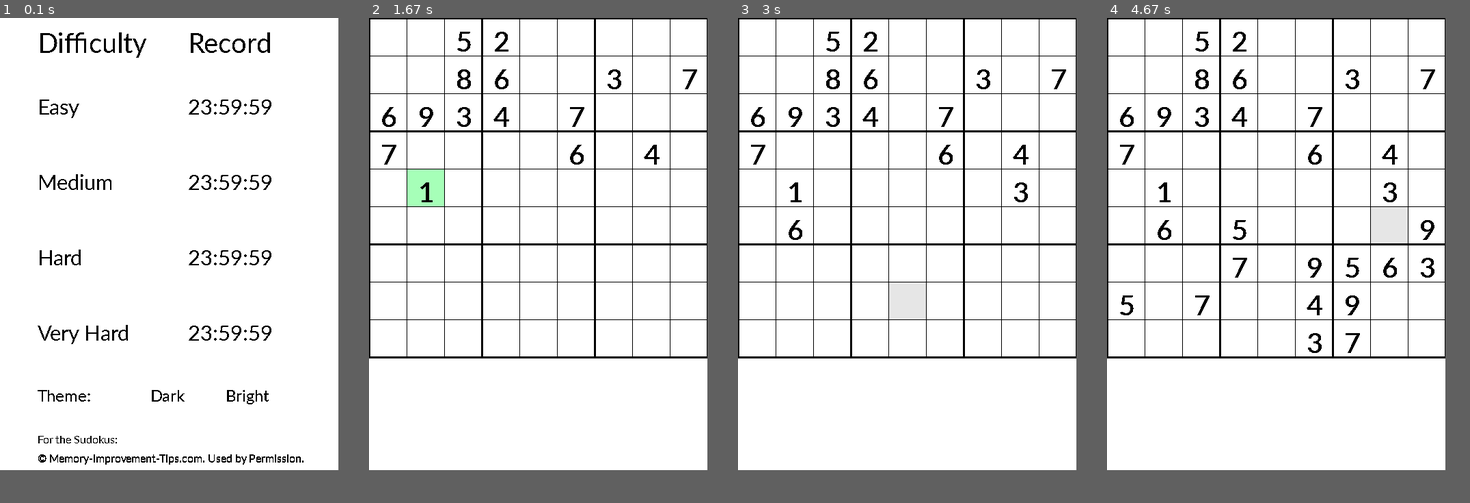
Above: before the commit, frames 1-4 (left to right).
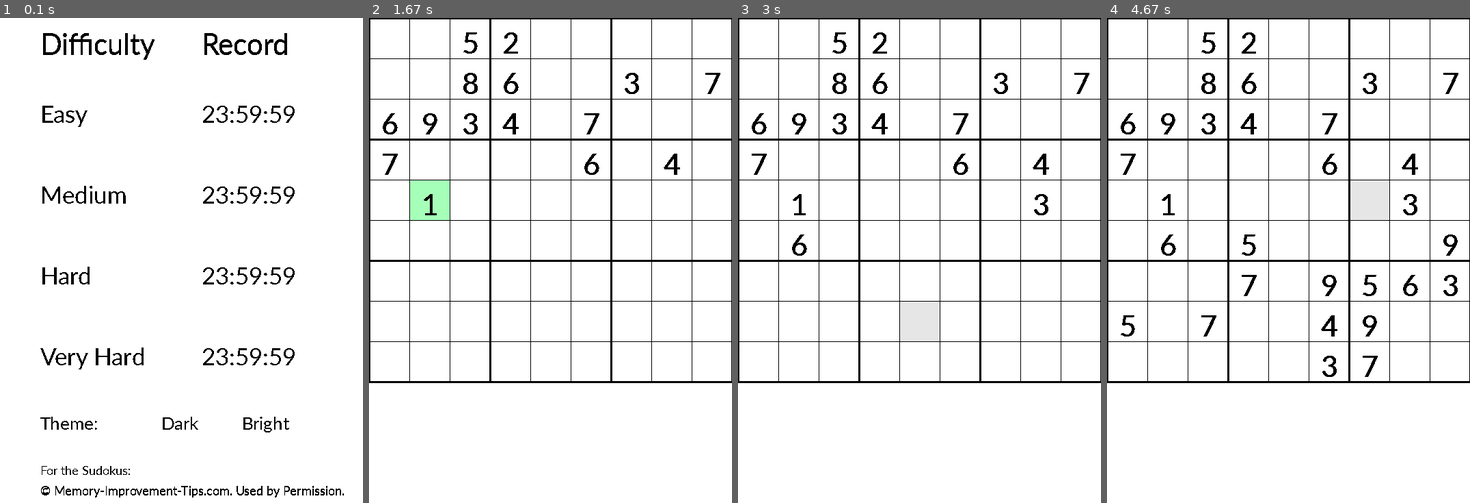
Above: after the commit, the same moments.

Repository: MatthiasSagerer/Sudoku-Pygame
Game: pygame game, started from main.py
Same seed, same stepped clock (60 frames per second), same inputs: the game is played once before the commit and once after it.
Inputs (mouse positions are in pixels of both pictures, inside the frame that each line leads up to):
- Up to frame 1 (0.1 s): no input
- Up to frame 2 (1.67 s): click "Easy" at 0.38 s; click (437, 187) at 1.23 s; click (594, 304) at 1.57 s
- Up to frame 3 (3 s): click (923, 313) at 2.38 s
- Up to frame 4 (4.67 s): click (1382, 216) at 3.72 s
In our replay, the window is 495x660 before the commit and 531x708 after it. These sizes can differ from the game's own. Grey fills any space a smaller window leaves; there, only what the larger window draws over its background counts as a difference.

The runs differ from the first frame. In frame 1, 6.0% of the frame differs, in the area x 10-95%, y 2-99%; in frame 2, 9.5%; in frame 3, 10%; in frame 4, 12%, in the area x 0-100%, y 0-76%.

Commit message:
main.py: font-size relative to cell_size

Diff:
--- a/main.py
+++ b/main.py
@@ -205,17 +205,17 @@
     dark = False
     playing = True
     FPS = 90
-    cell_size = 55
-    font_size_very_small = 18
-    font_size_small = 27
-    font_size_default = 35
-    font_size_big = 45
+    cell_size = 59
+    font_size_very_small = math.floor(cell_size*0.35)
+    font_size_small = math.floor(cell_size*0.50)
+    font_size_default = math.floor(cell_size*(8/12))
+    font_size_big = math.floor(cell_size*0.80)
     first_loop = True
     clock = pygame.time.Clock()
     win = pygame.display.set_mode((cell_size * 9, cell_size * 12))
     pygame.display.set_caption('Sudoku')
-    ICON_SURFACE = pygame.image.load(getPath('sudoku_icon_2.png')).convert_alpha()
-    pygame.display.set_icon(ICON_SURFACE)
+    # ICON_SURFACE = pygame.image.load(getPath('sudoku_icon_2.png')).convert_alpha()
+    # pygame.display.set_icon(ICON_SURFACE) TODO: Fix error
     if dark:
         bg_col = 'black'
     else:
@@ -225,14 +225,17 @@
         difficulty = 0
         global t_easy, t_medium, t_hard, t_very_hard, times
         if first_loop:
+            t_easy = t_medium = t_hard = t_very_hard = time.gmtime(86399)
+            times = {1: t_easy, 2: t_medium, 3: t_hard, 4: t_very_hard}
+            first_loop = False
+        '''
             with open(getPath('records.txt')) as file:
                 lines = file.readlines()
                 t_easy = time.gmtime(int(lines[0][:-1]))
                 t_medium = time.gmtime(int(lines[1][:-1]))
                 t_hard = time.gmtime(int(lines[2][:-1]))
                 t_very_hard = time.gmtime(int(lines[3]))
-            times = {1: t_easy, 2: t_medium, 3: t_hard, 4: t_very_hard}
-            first_loop = False
+        '''  # TODO: FIX ERROR
         time_easy = time.strftime('%H:%M:%S', times[1])
         time_medium = time.strftime('%H:%M:%S', times[2])
         time_hard = time.strftime('%H:%M:%S', times[3])
@@ -483,7 +486,8 @@
                         with open(getPath('records.txt'),
                                   'w') as file:
                             file.write(
-                                f'{calendar.timegm(times[1])}\n{calendar.timegm(times[2])}\n{calendar.timegm(times[3])}\n{calendar.timegm(times[4])}')
+                                f'{calendar.timegm(times[1])}\n{calendar.timegm(times[2])}\n{calendar.timegm(times[3])}'
+                                f'\n{calendar.timegm(times[4])}')
                     displayText(win, dark, 'Congrats, you solved the Sudoku!', cell_size * 0.25, cell_size * 9.5,
                                 font_size_small)
                 displayText(win, dark, f'Your time: {time.strftime("%H:%M:%S", time.gmtime(dt))}', cell_size * 0.25,
